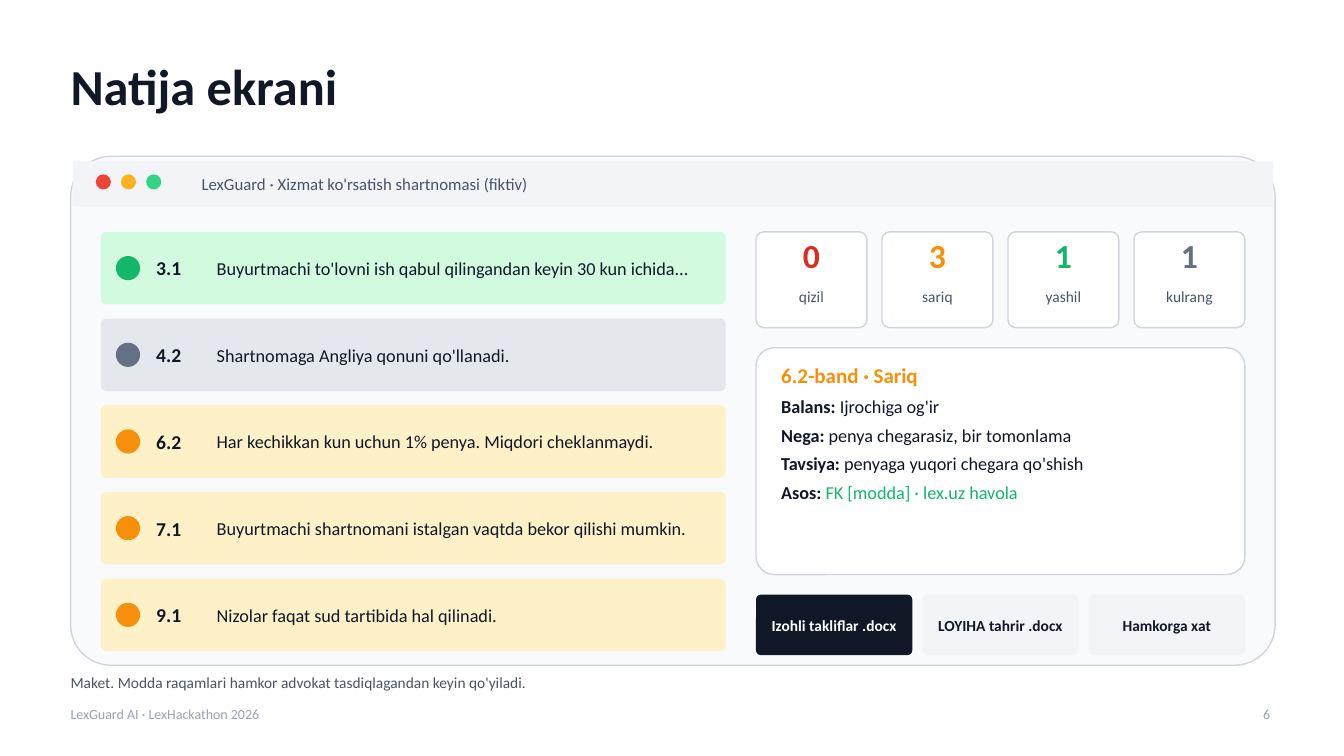
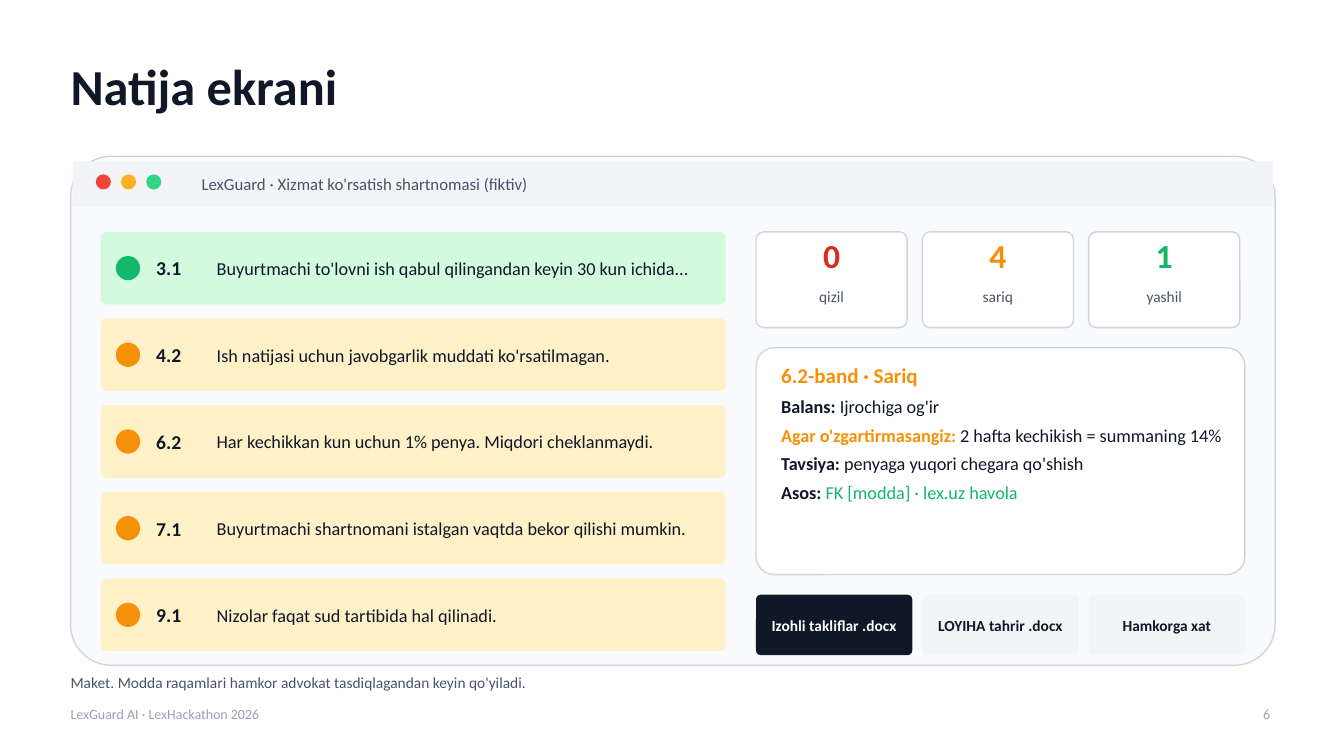
Before and after one commit to Vafoyev/LexHackaton_DNK_CODE, a slide deck: slide 6 of presentation/LexGuard-AI-Taqdimot.pptx. Drawn at 1344x756 pixels with LibreOffice and Linux fonts; fonts in the diff are those of the drawing. Boxes give left, top, right and bottom in pixels: in the first picture for what was removed or moved away, otherwise in the second. Text is boxed around its words. In the diff, an @@ line names an element or a change of style, - is before the commit and + after.

```diff
--- a/presentation/LexGuard-AI-Taqdimot.pptx
+++ b/presentation/LexGuard-AI-Taqdimot.pptx
@@ text "0": place and size @@
-text "0" at (803, 246, 820, 269)
+text "0" at (823, 246, 840, 269)
@@ rounded rectangle: place and size @@
-rounded rectangle at (756, 232, 867, 328)
+rounded rectangle at (756, 232, 907, 328)
@@ rounded rectangle: place and size @@
-rounded rectangle at (882, 232, 993, 328)
+rounded rectangle at (923, 232, 1074, 328)
@@ text "1": place and size @@
-text "1" at (1055, 246, 1072, 268)
+text "1" at (1156, 246, 1173, 268)
@@ rounded rectangle: place and size @@
-rounded rectangle at (1008, 232, 1119, 328)
+rounded rectangle at (1089, 232, 1240, 328)
@@ rounded rectangle removed at (1134, 232, 1245, 328) @@
@@ text at (989, 246, 1006, 268): text changed @@
-3
+4
@@ text removed at (1181, 246, 1198, 268) @@
-1
@@ text "qizil": place and size @@
-text "qizil" at (799, 291, 824, 305)
+text "qizil" at (819, 291, 844, 305)
@@ text "sariq": place and size @@
-text "sariq" at (922, 291, 952, 305)
+text "sariq" at (983, 291, 1013, 305)
@@ text "yashil": place and size @@
-text "yashil" at (1046, 291, 1081, 305)
+text "yashil" at (1147, 291, 1182, 305)
@@ text removed at (1166, 291, 1212, 305) @@
-kulrang
@@ rounded rectangle at (101, 319, 726, 391): fill #E4E7EC to #FEF0C7 @@
@@ ellipse at (116, 343, 140, 367): fill #667085 to #F79009 @@
@@ text at (217, 349, 609, 365): text changed @@
-Shartnomaga Angliya qonuni qo'llanadi.
+Ish natijasi uchun javobgarlik muddati ko'rsatilmagan.
@@ text at (781, 429, 1221, 445): text changed @@
-Nega: penya chegarasiz, bir tomonlama
+Agar o'zgartirmasangiz: 2 hafta kechikish = summaning 14%
```
Also in this commit, not shown: 6 other slides changed, 1 other file.
